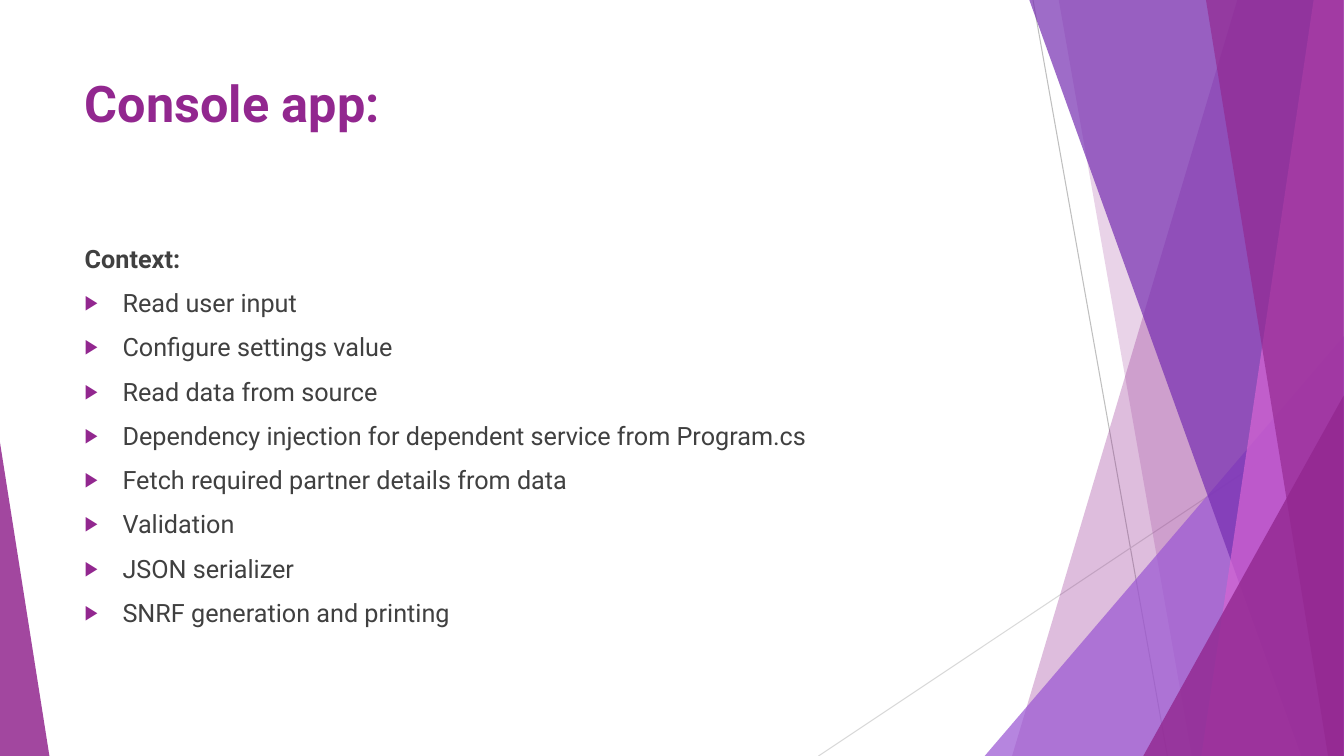
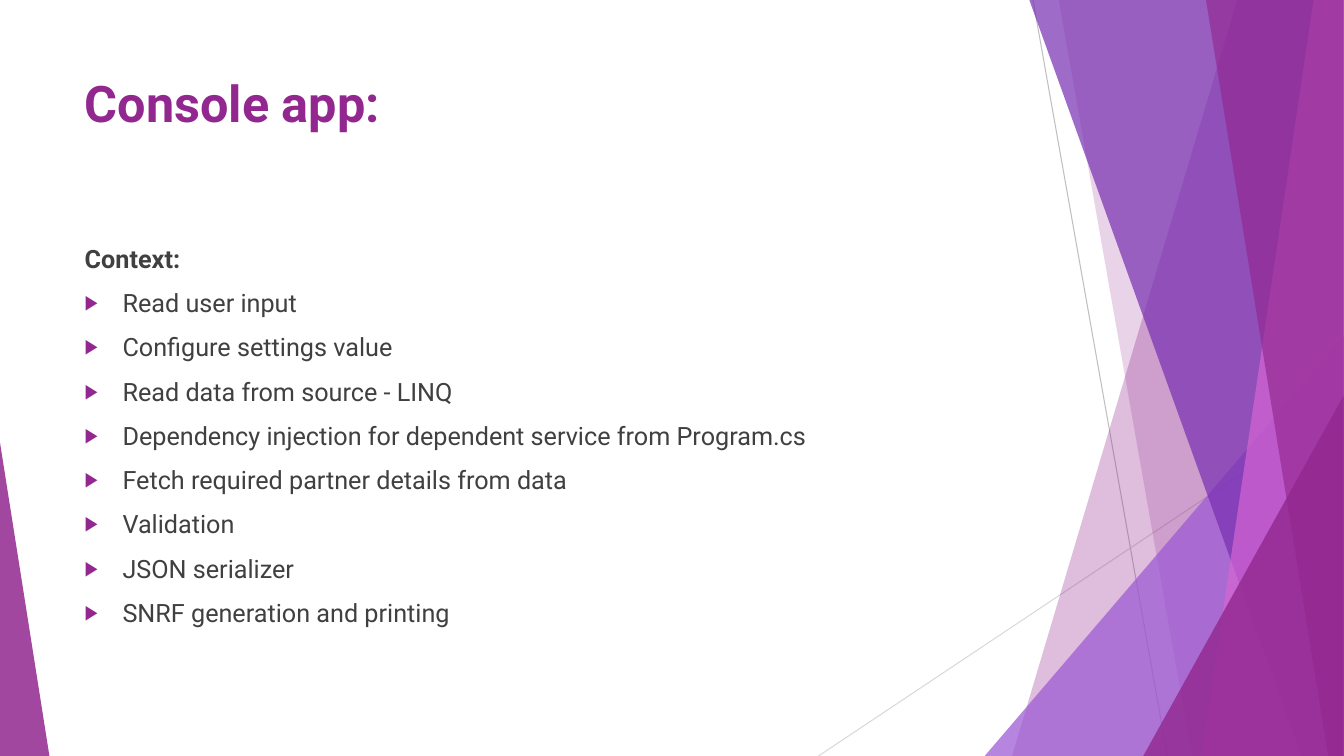
Before and after one commit to Sakthi-kc/Hands-on-.NET-projects, a slide deck: slide 2 of notes/get partner details logics implemented.pptx. Drawn at 1344x756 pixels with LibreOffice and Linux fonts; fonts in the diff are those of the drawing. Boxes give left, top, right and bottom in pixels: in the first picture for what was removed or moved away, otherwise in the second. Text is boxed around its words. In the diff, an @@ line names an element or a change of style, - is before the commit and + after.

Commit message:
Converted list to dictionary using LINQ

```diff
--- a/notes/get partner details logics implemented.pptx
+++ b/notes/get partner details logics implemented.pptx
@@ text at box(123, 382, 453, 404): text changed @@
-▶ Read data from source
+▶ Read data from source - LINQ
```
Also in this commit, not shown: 1 other slide changed, 1 slide added, 24 other files.
